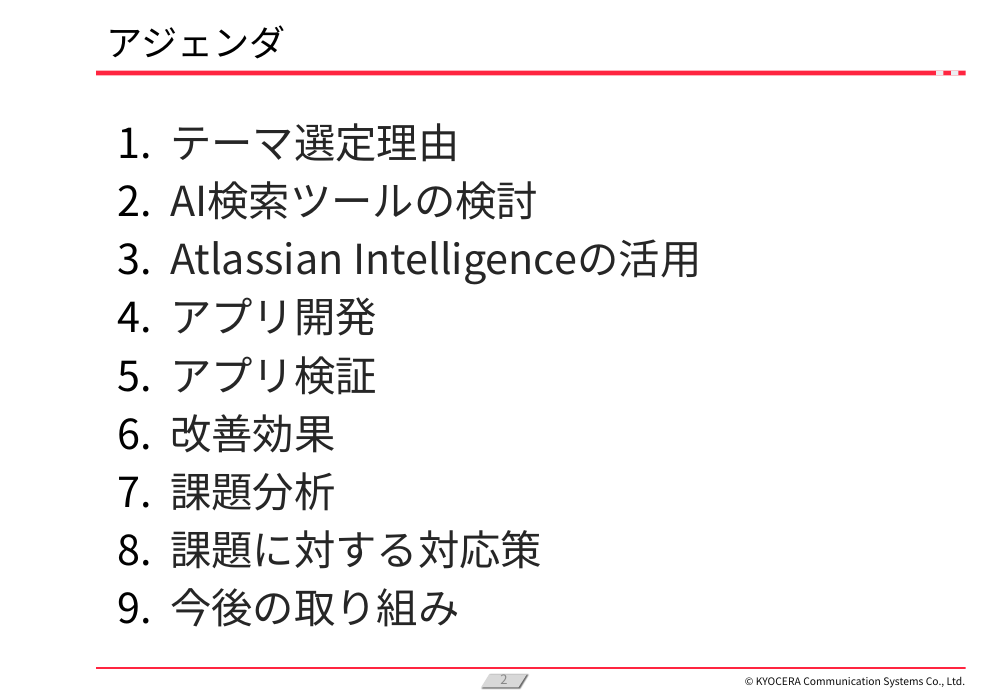
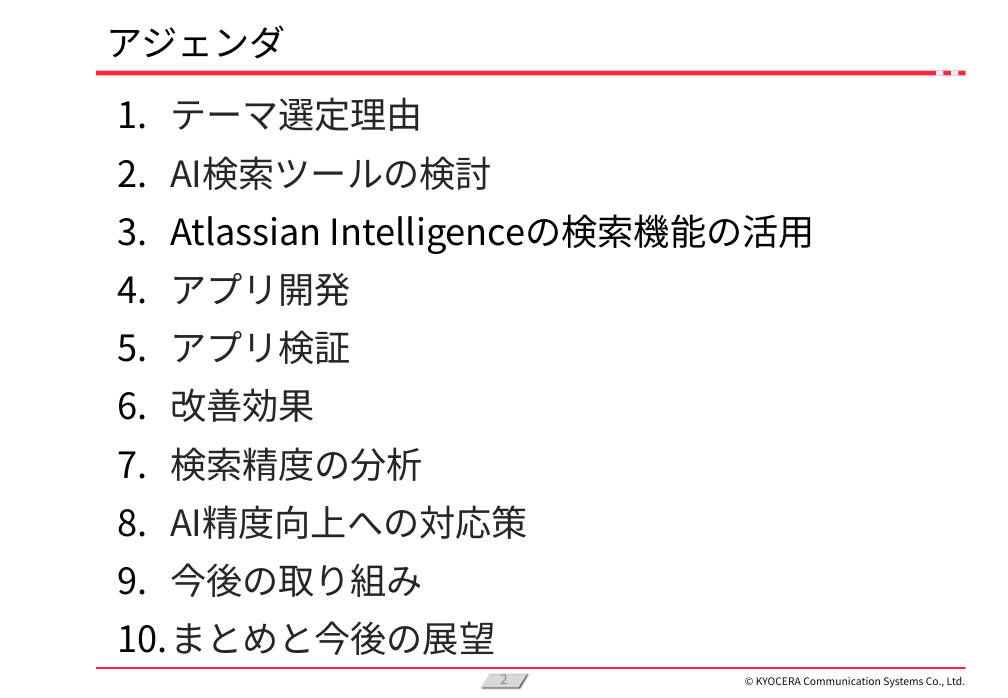
Before and after one commit to KanataOsako/SCSA, a slide deck: slide 2 of src/研究レポート/業務改善【大迫かなた】2024年予選会資料.pptx. Drawn at 1008x698 pixels with LibreOffice and Linux fonts; fonts in the diff are those of the drawing; background and template pictures are left out. Boxes give left, top, right and bottom in pixels: in the first picture for what was removed or moved away, otherwise in the second. Text is boxed around its words. In the diff, an @@ line names an element or a change of style, - is before the commit and + after.

```diff
--- a/src/研究レポート/業務改善【大迫かなた】2024年予選会資料.pptx
+++ b/src/研究レポート/業務改善【大迫かなた】2024年予選会資料.pptx
@@ text "テーマ選定理由": place and size @@
-text "テーマ選定理由" at <box>170,123,701,627</box>
+text "テーマ選定理由" at <box>118,97,815,655</box>
@@ text at <box>170,97,492,597</box>: size 32 to 28 pt in "テーマ選定理由", "AI検索ツールの検討", "アプリ開発", "アプリ検証" and 2 more places @@
@@ text at <box>170,214,815,254</box>: text changed; size 32 to 28 pt; text colour #262626 to #000000 @@
-3. Atlassian Intelligenceの活用
+3. Atlassian Intelligenceの検索機能の活用
@@ text at <box>170,447,528,539</box>: text changed; size 32 to 28 pt @@
-7. 課題分析
-8. 課題に対する対応策
+7. 検索精度の分析
+8. AI精度向上への対応策
@@ text at <box>118,621,496,655</box>: paragraph added @@
+10. まとめと今後の展望
```
Also in this commit, not shown: 29 other slides changed, 3 slides added, 1 slide removed, 1 other file.
